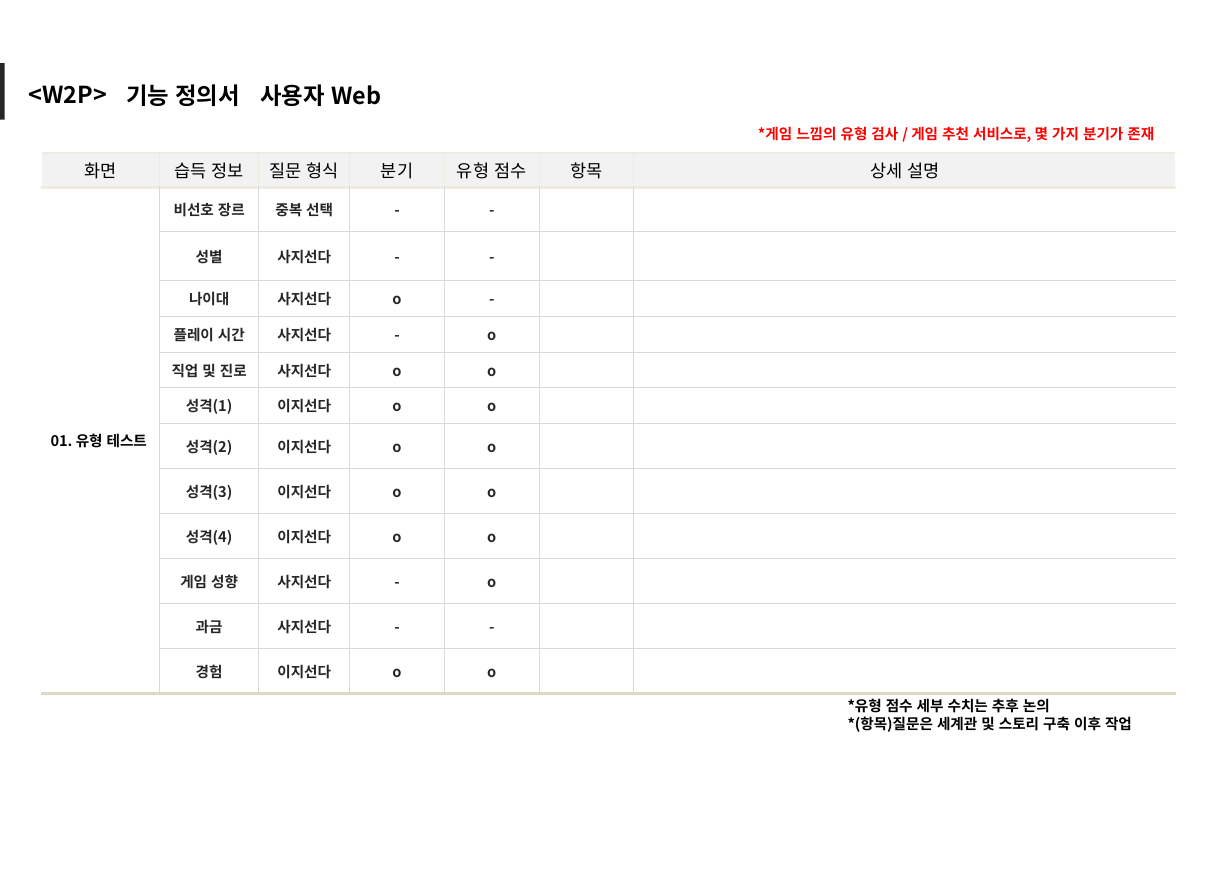
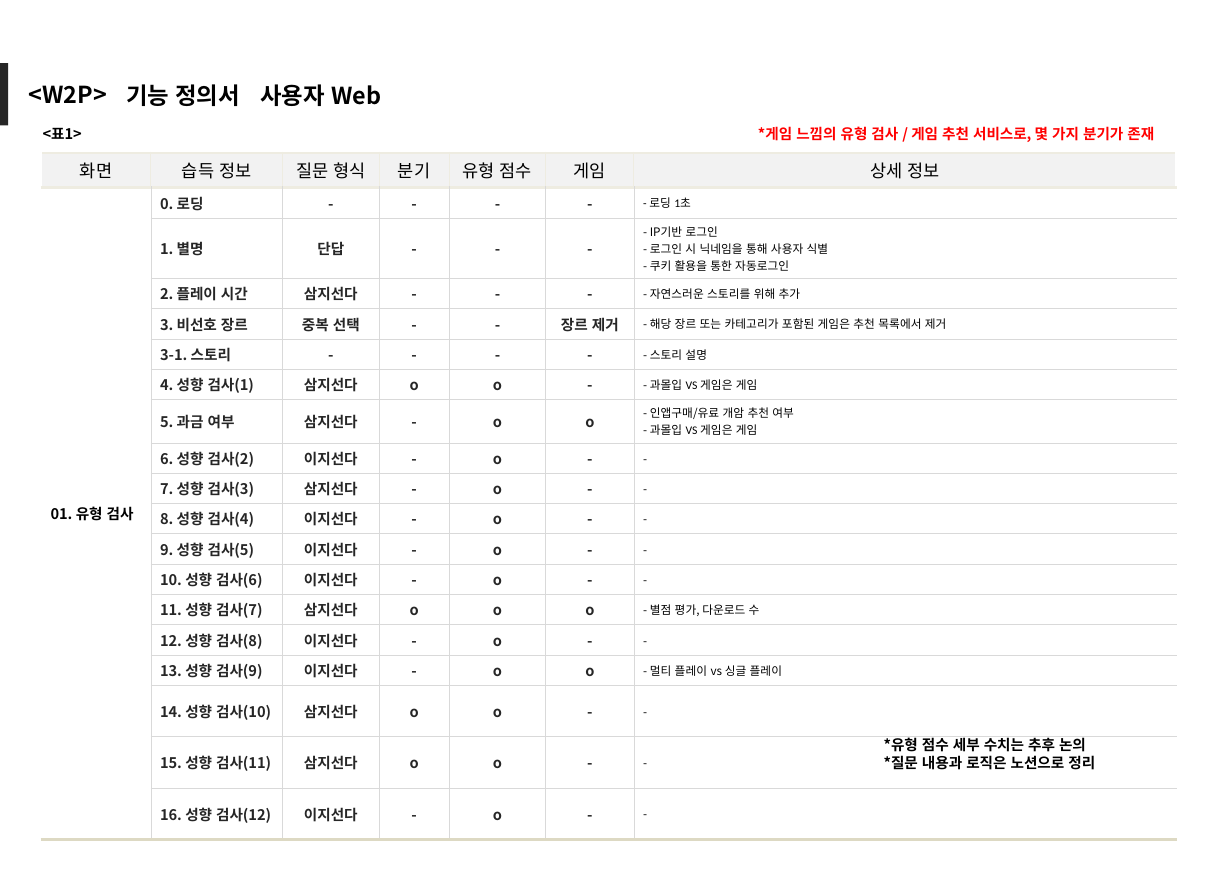
Before and after one commit to JWdori/Solutions_Naver, a slide deck: slide 8 of 개발4팀_기획안.pptx (slide 13 before the commit). Drawn at 1232x871 pixels with LibreOffice and Linux fonts; fonts in the diff are those of the drawing. Boxes give left, top, right and bottom in pixels: in the first picture for what was removed or moved away, otherwise in the second. Text is boxed around its words. In the diff, an @@ line names an element or a change of style, - is before the commit and + after.

Commit message:
기획안 최종 업로드

```diff
--- a/개발4팀_기획안.pptx
+++ b/개발4팀_기획안.pptx
@@ rectangle: place and size @@
-rectangle at [0,63,4,120]
+rectangle at [0,63,8,125]
@@ text added at [43,127,82,139], 10 pt, text #000000, bold @@
+<표1>
@@ table at [41,153,1177,827] @@
-row 1: 화면 | 습득 정보 | 질문 형식 | 분기 | 유형 점수 | 항목 | 상세 설명
-row 2: 01. 유형 테스트 | 비선호 장르 | 중복 선택 | - | - |  | 
-row 3:  | 성별 | 사지선다 | - | - |  | 
-row 4:  | 나이대 | 사지선다 | o | - |  | 
-row 5:  | 플레이 시간 | 사지선다 | - | o |  | 
-row 6:  | 직업 및 진로 | 사지선다 | o | o |  | 
-row 7:  | 성격(1) | 이지선다 | o | o |  | 
-row 8:  | 성격(2) | 이지선다 | o | o |  | 
-row 9:  | 성격(3) | 이지선다 | o | o |  | 
-row 10:  | 성격(4) | 이지선다 | o | o |  | 
-row 11:  | 게임 성향 | 사지선다 | - | o |  | 
-row 12:  | 과금 | 사지선다 | - | - |  | 
-row 13:  | 경험 | 이지선다 | o | o |  | 
+row 1: 화면 | 습득 정보 | 질문 형식 | 분기 | 유형 점수 | 게임 | 상세 정보
+row 2: 01. 유형 검사 | 0. 로딩 | - | - | - | - | - 로딩 1초
+row 3:  | 1. 별명 | 단답 | - | - | - | - IP기반 로그인 / - 로그인 시 닉네임을 통해 사용자 식별 / - 쿠키 활용을 통한 자동로그인
+row 4:  | 2. 플레이 시간 | 삼지선다 | - | - | - | - 자연스러운 스토리를 위해 추가
+row 5:  | 3. 비선호 장르 | 중복 선택 | - | - | 장르 제거 | - 해당 장르 또는 카테고리가 포함된 게임은 추천 목록에서 제거
+row 6:  | 3-1. 스토리 | - | - | - | - | - 스토리 설명
+row 7:  | 4. 성향 검사(1) | 삼지선다 | o | o | - | - 과몰입 VS 게임은 게임
+row 8:  | 5. 과금 여부 | 삼지선다 | - | o | o | - 인앱구매/유료 개암 추천 여부 / - 과몰입 VS 게임은 게임
+row 9:  | 6. 성향 검사(2) | 이지선다 | - | o | - | -
+row 10:  | 7. 성향 검사(3) | 삼지선다 | - | o | - | -
+row 11:  | 8. 성향 검사(4) | 이지선다 | - | o | - | -
+row 12:  | 9. 성향 검사(5) | 이지선다 | - | o | - | -
+row 13:  | 10. 성향 검사(6) | 이지선다 | - | o | - | -
+row 14:  | 11. 성향 검사(7) | 삼지선다 | o | o | o | - 별점 평가, 다운로드 수
+row 15:  | 12. 성향 검사(8) | 이지선다 | - | o | - | -
+row 16:  | 13. 성향 검사(9) | 이지선다 | - | o | o | - 멀티 플레이 vs 싱글 플레이
+row 17:  | 14. 성향 검사(10) | 삼지선다 | o | o | - | -
+row 18:  | 15. 성향 검사(11) | 삼지선다 | o | o | - | -
+row 19:  | 16. 성향 검사(12) | 이지선다 | - | o | - | -
@@ text "*유형 점수 세부 수치는 추후 ...": place and size @@
-text "*유형 점수 세부 수치는 추후 ..." at [848,698,1132,732]
+text "*유형 점수 세부 수치는 추후 ..." at [884,737,1095,770]
@@ text at [884,755,1095,770]: text changed @@
-*(항목)질문은 세계관 및 스토리 구축 이후 작업
+*질문 내용과 로직은 노션으로 정리
```
Also in this commit, not shown: 6 other slides changed, 8 slides added, 6 slides removed, 2 other files.
